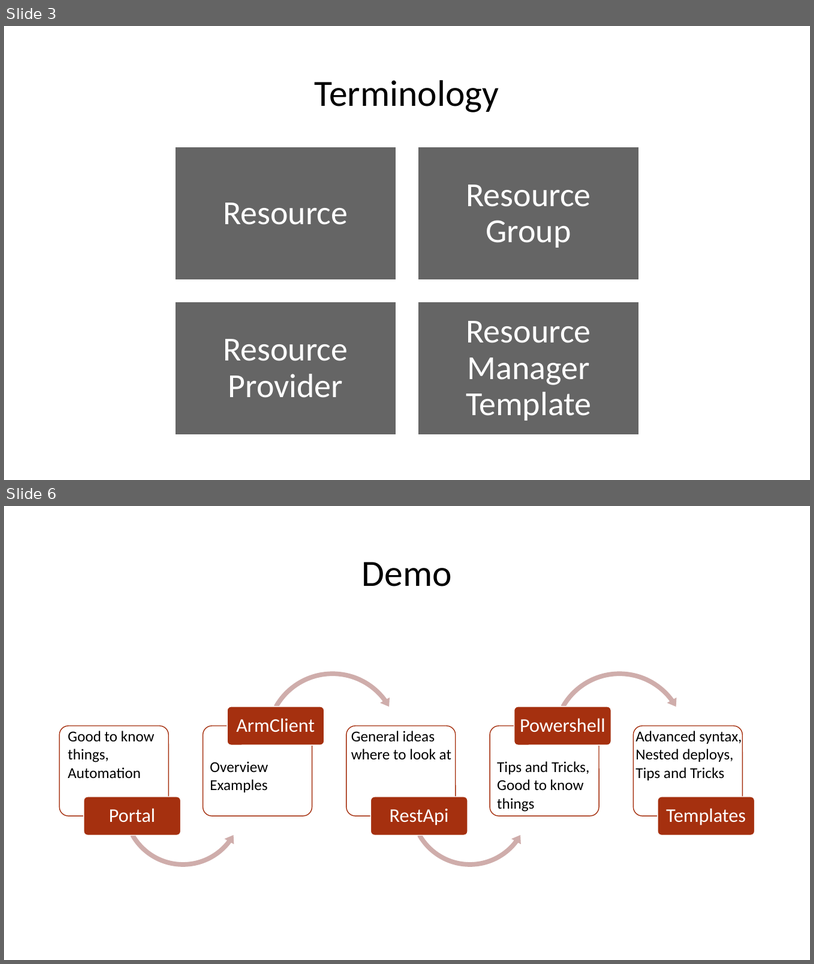
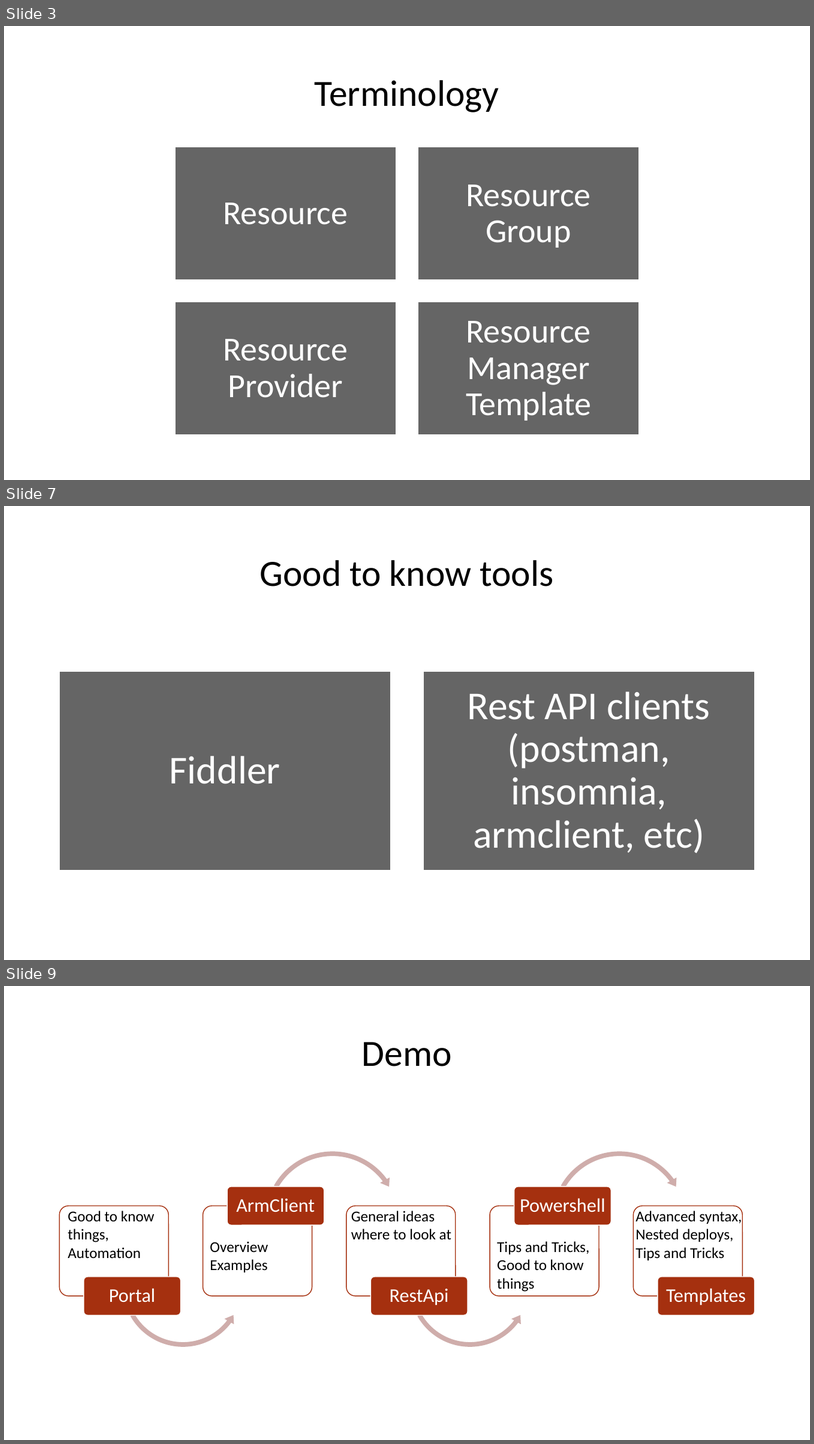
Before and after one commit to 4c74356b41/armotron, a slide deck: _Working with Azure Resource Manager/_Working with Azure Resource Manager.pptx. Shown one above the other, each under a label of ours: slides 3 and 6 before the commit, slides 3, 7 and 9 after it; the slides between them are not shown. The pictures are 814x964 and 814x1444 pixels, drawn with LibreOffice and Linux fonts; fonts in the diff are those of the drawing. Boxes give left, top, right and bottom in pixels: in the first picture for what was removed or moved away, otherwise in the second. Text is boxed around its words. In the diff, an @@ line names an element or a change of style, - is before the commit and + after.

```diff
--- a/_Working with Azure Resource Manager/_Working with Azure Resource Manager.pptx
+++ b/_Working with Azure Resource Manager/_Working with Azure Resource Manager.pptx
@@ slide 7 added at [4, 506, 810, 960], background #FFFFFF @@
@@ title added at [260, 560, 554, 586], 44 pt, text #000000 @@
+Good to know tools
@@ group added at [60, 671, 755, 870]: 2 rectangles, 2 texts @@
+Fiddler
+Rest API clients (postman, insomnia, armclient, etc)
@@ what was slide 6 is now slide 9 @@
```
Also in this commit, not shown: 1 slide changed, 3 other slides added, 1 slide removed, 2 other files.
